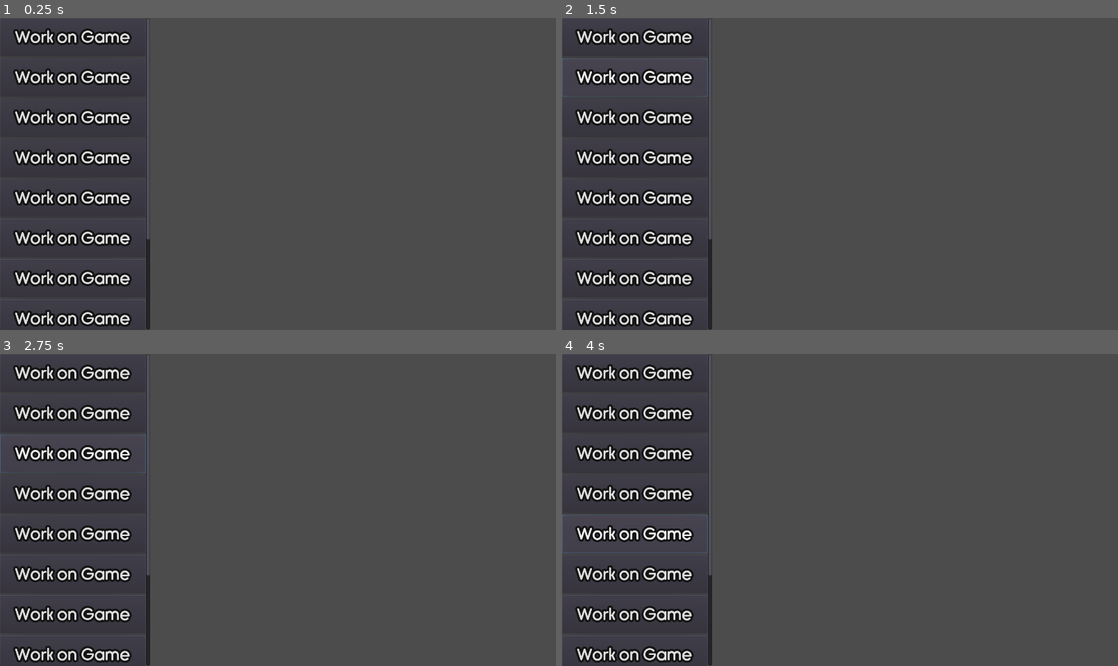
Above: before the commit, frames 1-4 (two rows, left to right).
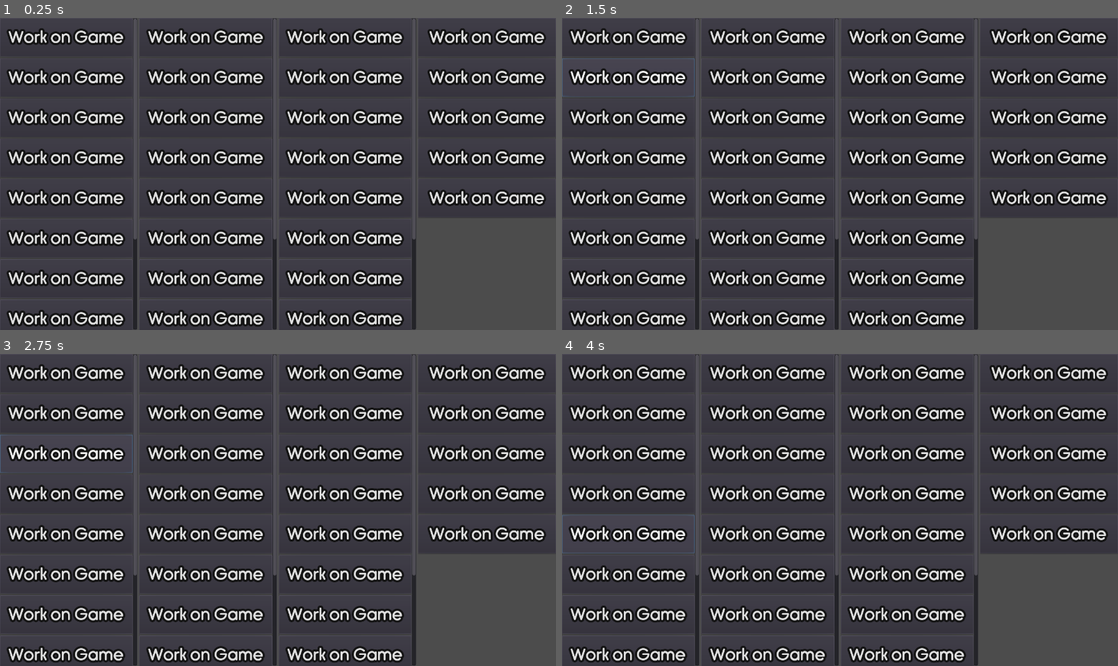
Above: after the commit, the same moments.

Repository: Tzeryushi/Daily-Driving
Game: Godot game, scene res://MainBlock.tscn
The game is run twice, just before and just after one commit, with the same random seed, the same clock (stepped at 60 frames per second) and the same inputs.
Inputs:
- Up to frame 1 (0.25 s): no input
- Up to frame 2 (1.5 s): click "Work on Game" at 0.5 s; click "Work on Game" at 1.25 s
- Up to frame 3 (2.75 s): click "Work on Game" at 2 s
- Up to frame 4 (4 s): click "Work on Game" at 2.75 s; click "Work on Game" at 3.5 s

The runs differ from the first frame. In frame 1, 24% of the frame differs, in the area x 1-99%, y 0-100%; in frame 2, 24%; in frame 3, 24%; in frame 4, 24%.

Commit message:
Update MainBlock.tscn

Diff:
--- a/MainBlock.tscn
+++ b/MainBlock.tscn
@@ -19,99 +19,357 @@
 anchor_right = 1.0
 anchor_bottom = 1.0
 
-[node name="ScrollContainer" type="ScrollContainer" parent="."]
+[node name="HBoxContainer" type="HBoxContainer" parent="."]
+anchor_right = 1.0
 anchor_bottom = 1.0
-margin_right = 370.0
-
-[node name="VBoxContainer" type="VBoxContainer" parent="ScrollContainer"]
-margin_right = 358.0
-margin_bottom = 1085.0
-size_flags_horizontal = 3
-size_flags_vertical = 3
-
-[node name="Button" type="Button" parent="ScrollContainer/VBoxContainer"]
-margin_right = 358.0
+
+[node name="Pool" type="ScrollContainer" parent="HBoxContainer"]
+margin_right = 338.0
+margin_bottom = 768.0
+size_flags_horizontal = 3
+size_flags_vertical = 3
+
+[node name="VBoxContainer" type="VBoxContainer" parent="HBoxContainer/Pool"]
+margin_right = 326.0
+margin_bottom = 1085.0
+size_flags_horizontal = 3
+size_flags_vertical = 3
+
+[node name="Button" type="Button" parent="HBoxContainer/Pool/VBoxContainer"]
+margin_right = 326.0
 margin_bottom = 95.0
 mouse_filter = 1
 theme = SubResource( 2 )
 text = "Work on Game"
 
-[node name="Button2" type="Button" parent="ScrollContainer/VBoxContainer"]
+[node name="Button2" type="Button" parent="HBoxContainer/Pool/VBoxContainer"]
 margin_top = 99.0
-margin_right = 358.0
+margin_right = 326.0
 margin_bottom = 194.0
 mouse_filter = 1
 theme = SubResource( 2 )
 text = "Work on Game"
 
-[node name="Button3" type="Button" parent="ScrollContainer/VBoxContainer"]
+[node name="Button3" type="Button" parent="HBoxContainer/Pool/VBoxContainer"]
 margin_top = 198.0
-margin_right = 358.0
+margin_right = 326.0
 margin_bottom = 293.0
 mouse_filter = 1
 theme = SubResource( 2 )
 text = "Work on Game"
 
-[node name="Button4" type="Button" parent="ScrollContainer/VBoxContainer"]
+[node name="Button4" type="Button" parent="HBoxContainer/Pool/VBoxContainer"]
 margin_top = 297.0
-margin_right = 358.0
+margin_right = 326.0
 margin_bottom = 392.0
 mouse_filter = 1
 theme = SubResource( 2 )
 text = "Work on Game"
 
-[node name="Button5" type="Button" parent="ScrollContainer/VBoxContainer"]
+[node name="Button5" type="Button" parent="HBoxContainer/Pool/VBoxContainer"]
 margin_top = 396.0
-margin_right = 358.0
+margin_right = 326.0
 margin_bottom = 491.0
 mouse_filter = 1
 theme = SubResource( 2 )
 text = "Work on Game"
 
-[node name="Button6" type="Button" parent="ScrollContainer/VBoxContainer"]
+[node name="Button6" type="Button" parent="HBoxContainer/Pool/VBoxContainer"]
 margin_top = 495.0
-margin_right = 358.0
+margin_right = 326.0
 margin_bottom = 590.0
 mouse_filter = 1
 theme = SubResource( 2 )
 text = "Work on Game"
 
-[node name="Button7" type="Button" parent="ScrollContainer/VBoxContainer"]
+[node name="Button7" type="Button" parent="HBoxContainer/Pool/VBoxContainer"]
 margin_top = 594.0
-margin_right = 358.0
+margin_right = 326.0
 margin_bottom = 689.0
 mouse_filter = 1
 theme = SubResource( 2 )
 text = "Work on Game"
 
-[node name="Button8" type="Button" parent="ScrollContainer/VBoxContainer"]
+[node name="Button8" type="Button" parent="HBoxContainer/Pool/VBoxContainer"]
 margin_top = 693.0
-margin_right = 358.0
+margin_right = 326.0
 margin_bottom = 788.0
 mouse_filter = 1
 theme = SubResource( 2 )
 text = "Work on Game"
 
-[node name="Button9" type="Button" parent="ScrollContainer/VBoxContainer"]
+[node name="Button9" type="Button" parent="HBoxContainer/Pool/VBoxContainer"]
 margin_top = 792.0
-margin_right = 358.0
+margin_right = 326.0
 margin_bottom = 887.0
 mouse_filter = 1
 theme = SubResource( 2 )
 text = "Work on Game"
 
-[node name="Button10" type="Button" parent="ScrollContainer/VBoxContainer"]
+[node name="Button10" type="Button" parent="HBoxContainer/Pool/VBoxContainer"]
 margin_top = 891.0
-margin_right = 358.0
+margin_right = 326.0
 margin_bottom = 986.0
 mouse_filter = 1
 theme = SubResource( 2 )
 text = "Work on Game"
 
-[node name="Button11" type="Button" parent="ScrollContainer/VBoxContainer"]
+[node name="Button11" type="Button" parent="HBoxContainer/Pool/VBoxContainer"]
 margin_top = 990.0
-margin_right = 358.0
-margin_bottom = 1085.0
-mouse_filter = 1
-theme = SubResource( 2 )
-text = "Work on Game"
+margin_right = 326.0
+margin_bottom = 1085.0
+mouse_filter = 1
+theme = SubResource( 2 )
+text = "Work on Game"
+
+[node name="DailyTasks" type="ScrollContainer" parent="HBoxContainer"]
+margin_left = 342.0
+margin_right = 681.0
+margin_bottom = 768.0
+size_flags_horizontal = 3
+size_flags_vertical = 3
+
+[node name="VBoxContainer" type="VBoxContainer" parent="HBoxContainer/DailyTasks"]
+margin_right = 327.0
+margin_bottom = 1085.0
+size_flags_horizontal = 3
+size_flags_vertical = 3
+
+[node name="Button" type="Button" parent="HBoxContainer/DailyTasks/VBoxContainer"]
+margin_right = 327.0
+margin_bottom = 95.0
+mouse_filter = 1
+theme = SubResource( 2 )
+text = "Work on Game"
+
+[node name="Button2" type="Button" parent="HBoxContainer/DailyTasks/VBoxContainer"]
+margin_top = 99.0
+margin_right = 327.0
+margin_bottom = 194.0
+mouse_filter = 1
+theme = SubResource( 2 )
+text = "Work on Game"
+
+[node name="Button3" type="Button" parent="HBoxContainer/DailyTasks/VBoxContainer"]
+margin_top = 198.0
+margin_right = 327.0
+margin_bottom = 293.0
+mouse_filter = 1
+theme = SubResource( 2 )
+text = "Work on Game"
+
+[node name="Button4" type="Button" parent="HBoxContainer/DailyTasks/VBoxContainer"]
+margin_top = 297.0
+margin_right = 327.0
+margin_bottom = 392.0
+mouse_filter = 1
+theme = SubResource( 2 )
+text = "Work on Game"
+
+[node name="Button5" type="Button" parent="HBoxContainer/DailyTasks/VBoxContainer"]
+margin_top = 396.0
+margin_right = 327.0
+margin_bottom = 491.0
+mouse_filter = 1
+theme = SubResource( 2 )
+text = "Work on Game"
+
+[node name="Button6" type="Button" parent="HBoxContainer/DailyTasks/VBoxContainer"]
+margin_top = 495.0
+margin_right = 327.0
+margin_bottom = 590.0
+mouse_filter = 1
+theme = SubResource( 2 )
+text = "Work on Game"
+
+[node name="Button7" type="Button" parent="HBoxContainer/DailyTasks/VBoxContainer"]
+margin_top = 594.0
+margin_right = 327.0
+margin_bottom = 689.0
+mouse_filter = 1
+theme = SubResource( 2 )
+text = "Work on Game"
+
+[node name="Button8" type="Button" parent="HBoxContainer/DailyTasks/VBoxContainer"]
+margin_top = 693.0
+margin_right = 327.0
+margin_bottom = 788.0
+mouse_filter = 1
+theme = SubResource( 2 )
+text = "Work on Game"
+
+[node name="Button9" type="Button" parent="HBoxContainer/DailyTasks/VBoxContainer"]
+margin_top = 792.0
+margin_right = 327.0
+margin_bottom = 887.0
+mouse_filter = 1
+theme = SubResource( 2 )
+text = "Work on Game"
+
+[node name="Button10" type="Button" parent="HBoxContainer/DailyTasks/VBoxContainer"]
+margin_top = 891.0
+margin_right = 327.0
+margin_bottom = 986.0
+mouse_filter = 1
+theme = SubResource( 2 )
+text = "Work on Game"
+
+[node name="Button11" type="Button" parent="HBoxContainer/DailyTasks/VBoxContainer"]
+margin_top = 990.0
+margin_right = 327.0
+margin_bottom = 1085.0
+mouse_filter = 1
+theme = SubResource( 2 )
+text = "Work on Game"
+
+[node name="PoppedTasks" type="ScrollContainer" parent="HBoxContainer"]
+margin_left = 685.0
+margin_right = 1023.0
+margin_bottom = 768.0
+size_flags_horizontal = 3
+size_flags_vertical = 3
+
+[node name="VBoxContainer" type="VBoxContainer" parent="HBoxContainer/PoppedTasks"]
+margin_right = 326.0
+margin_bottom = 1085.0
+size_flags_horizontal = 3
+size_flags_vertical = 3
+
+[node name="Button" type="Button" parent="HBoxContainer/PoppedTasks/VBoxContainer"]
+margin_right = 326.0
+margin_bottom = 95.0
+mouse_filter = 1
+theme = SubResource( 2 )
+text = "Work on Game"
+
+[node name="Button2" type="Button" parent="HBoxContainer/PoppedTasks/VBoxContainer"]
+margin_top = 99.0
+margin_right = 326.0
+margin_bottom = 194.0
+mouse_filter = 1
+theme = SubResource( 2 )
+text = "Work on Game"
+
+[node name="Button3" type="Button" parent="HBoxContainer/PoppedTasks/VBoxContainer"]
+margin_top = 198.0
+margin_right = 326.0
+margin_bottom = 293.0
+mouse_filter = 1
+theme = SubResource( 2 )
+text = "Work on Game"
+
+[node name="Button4" type="Button" parent="HBoxContainer/PoppedTasks/VBoxContainer"]
+margin_top = 297.0
+margin_right = 326.0
+margin_bottom = 392.0
+mouse_filter = 1
+theme = SubResource( 2 )
+text = "Work on Game"
+
+[node name="Button5" type="Button" parent="HBoxContainer/PoppedTasks/VBoxContainer"]
+margin_top = 396.0
+margin_right = 326.0
+margin_bottom = 491.0
+mouse_filter = 1
+theme = SubResource( 2 )
+text = "Work on Game"
+
+[node name="Button6" type="Button" parent="HBoxContainer/PoppedTasks/VBoxContainer"]
+margin_top = 495.0
+margin_right = 326.0
+margin_bottom = 590.0
+mouse_filter = 1
+theme = SubResource( 2 )
+text = "Work on Game"
+
+[node name="Button7" type="Button" parent="HBoxContainer/PoppedTasks/VBoxContainer"]
+margin_top = 594.0
+margin_right = 326.0
+margin_bottom = 689.0
+mouse_filter = 1
+theme = SubResource( 2 )
+text = "Work on Game"
+
+[node name="Button8" type="Button" parent="HBoxContainer/PoppedTasks/VBoxContainer"]
+margin_top = 693.0
+margin_right = 326.0
+margin_bottom = 788.0
+mouse_filter = 1
+theme = SubResource( 2 )
+text = "Work on Game"
+
+[node name="Button9" type="Button" parent="HBoxContainer/PoppedTasks/VBoxContainer"]
+margin_top = 792.0
+margin_right = 326.0
+margin_bottom = 887.0
+mouse_filter = 1
+theme = SubResource( 2 )
+text = "Work on Game"
+
+[node name="Button10" type="Button" parent="HBoxContainer/PoppedTasks/VBoxContainer"]
+margin_top = 891.0
+margin_right = 326.0
+margin_bottom = 986.0
+mouse_filter = 1
+theme = SubResource( 2 )
+text = "Work on Game"
+
+[node name="Button11" type="Button" parent="HBoxContainer/PoppedTasks/VBoxContainer"]
+margin_top = 990.0
+margin_right = 326.0
+margin_bottom = 1085.0
+mouse_filter = 1
+theme = SubResource( 2 )
+text = "Work on Game"
+
+[node name="Calendar" type="ScrollContainer" parent="HBoxContainer"]
+margin_left = 1027.0
+margin_right = 1366.0
+margin_bottom = 768.0
+size_flags_horizontal = 3
+size_flags_vertical = 3
+
+[node name="VBoxContainer" type="VBoxContainer" parent="HBoxContainer/Calendar"]
+margin_right = 339.0
+margin_bottom = 768.0
+size_flags_horizontal = 3
+size_flags_vertical = 3
+
+[node name="Button" type="Button" parent="HBoxContainer/Calendar/VBoxContainer"]
+margin_right = 339.0
+margin_bottom = 95.0
+mouse_filter = 1
+theme = SubResource( 2 )
+text = "Work on Game"
+
+[node name="Button2" type="Button" parent="HBoxContainer/Calendar/VBoxContainer"]
+margin_top = 99.0
+margin_right = 339.0
+margin_bottom = 194.0
+mouse_filter = 1
+theme = SubResource( 2 )
+text = "Work on Game"
+
+[node name="Button3" type="Button" parent="HBoxContainer/Calendar/VBoxContainer"]
+margin_top = 198.0
+margin_right = 339.0
+margin_bottom = 293.0
+mouse_filter = 1
+theme = SubResource( 2 )
+text = "Work on Game"
+
+[node name="Button4" type="Button" parent="HBoxContainer/Calendar/VBoxContainer"]
+margin_top = 297.0
+margin_right = 339.0
+margin_bottom = 392.0
+mouse_filter = 1
+theme = SubResource( 2 )
+text = "Work on Game"
+
+[node name="Button5" type="Button" parent="HBoxContainer/Calendar/VBoxContainer"]
+margin_top = 396.0
+margin_right = 339.0
+margin_bottom = 491.0
+mouse_filter = 1
+theme = SubResource( 2 )
+text = "Work on Game"
